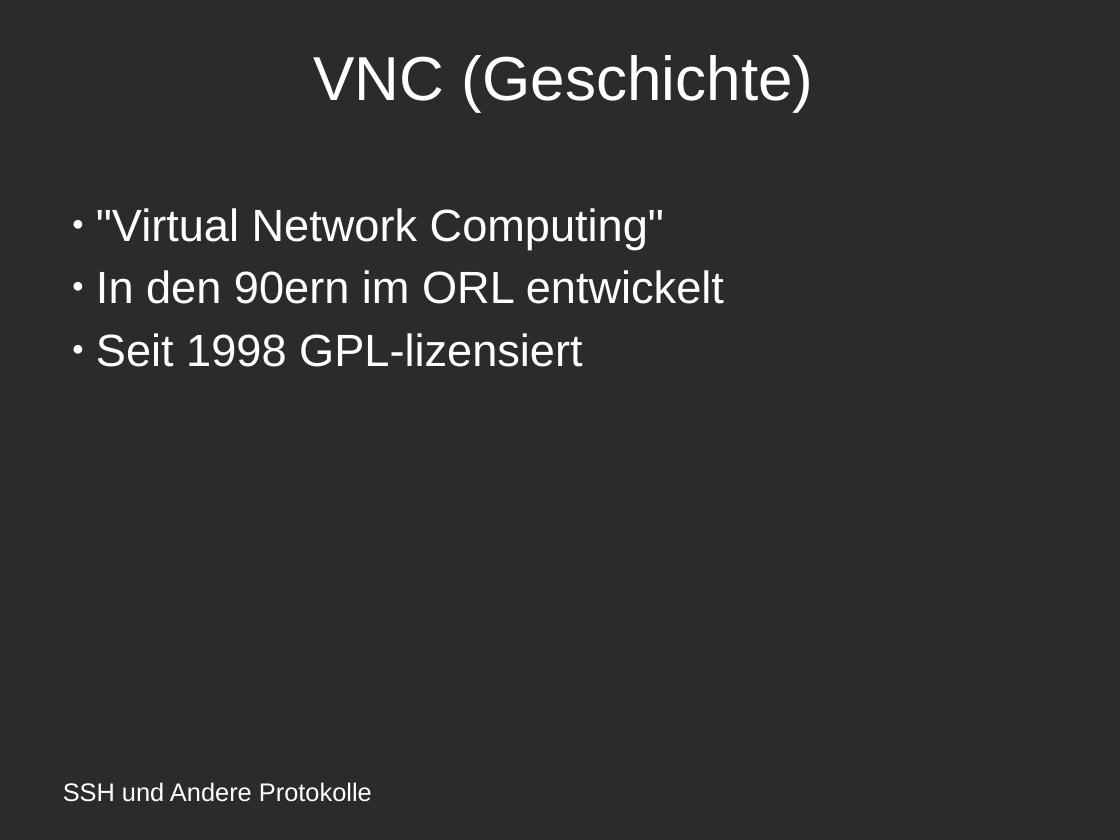
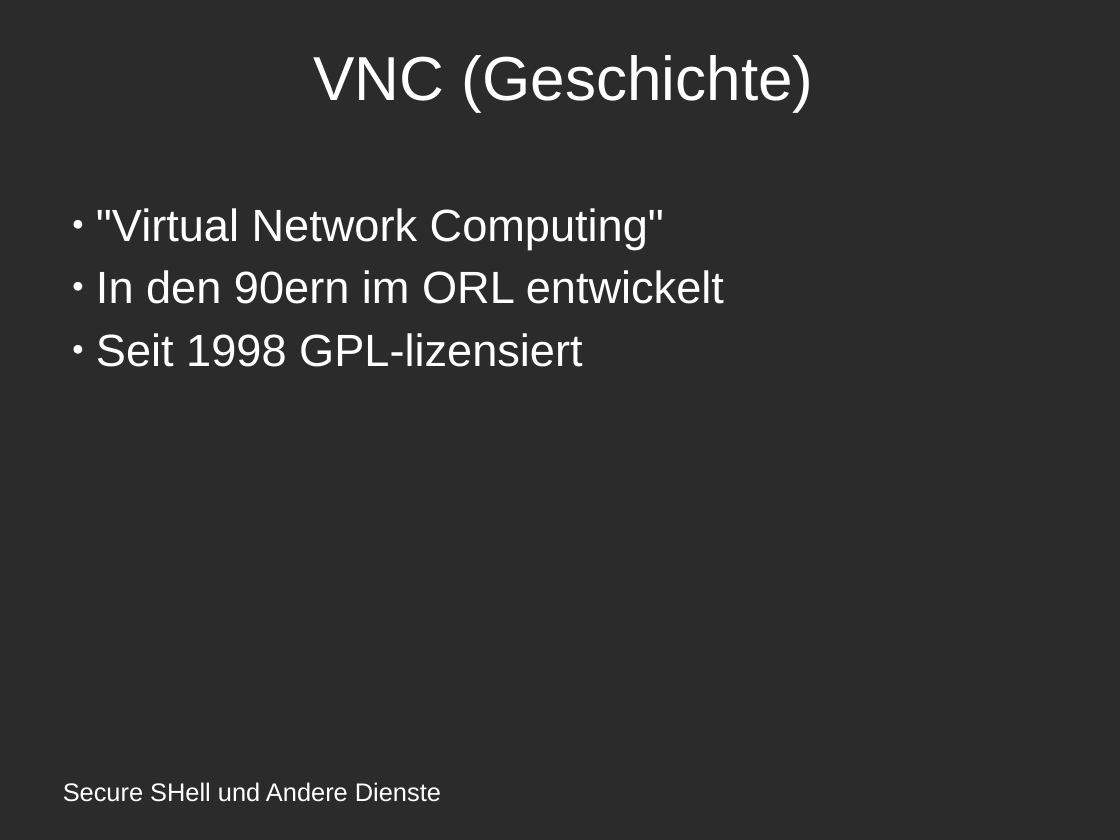
Before and after one commit to amlispolska/SSH-Projekt, a slide deck: slide 9 of ssh-presentation.odp. Drawn at 1120x840 pixels with LibreOffice and Linux fonts; fonts in the diff are those of the drawing; background and template pictures are left out; a plain dark background stands for a picture behind light text. Boxes give left, top, right and bottom in pixels: in the first picture for what was removed or moved away, otherwise in the second. Text is boxed around its words. In the diff, an @@ line names an element or a change of style, - is before the commit and + after.

```diff
--- a/ssh-presentation.odp
+++ b/ssh-presentation.odp
@@ text at <box>63,782,441,802</box>: text changed @@
-SSH und Andere Protokolle
+Secure SHell und Andere Dienste
```
Also in this commit, not shown: 8 other slides changed, 4 slides added, 2 slides removed, 1 other file.
